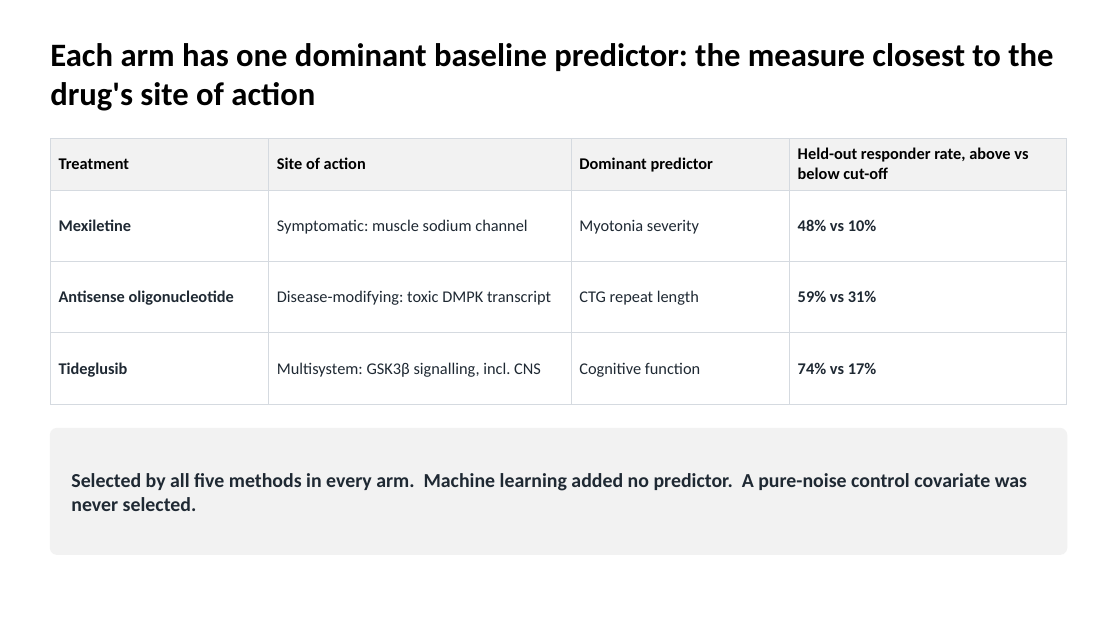
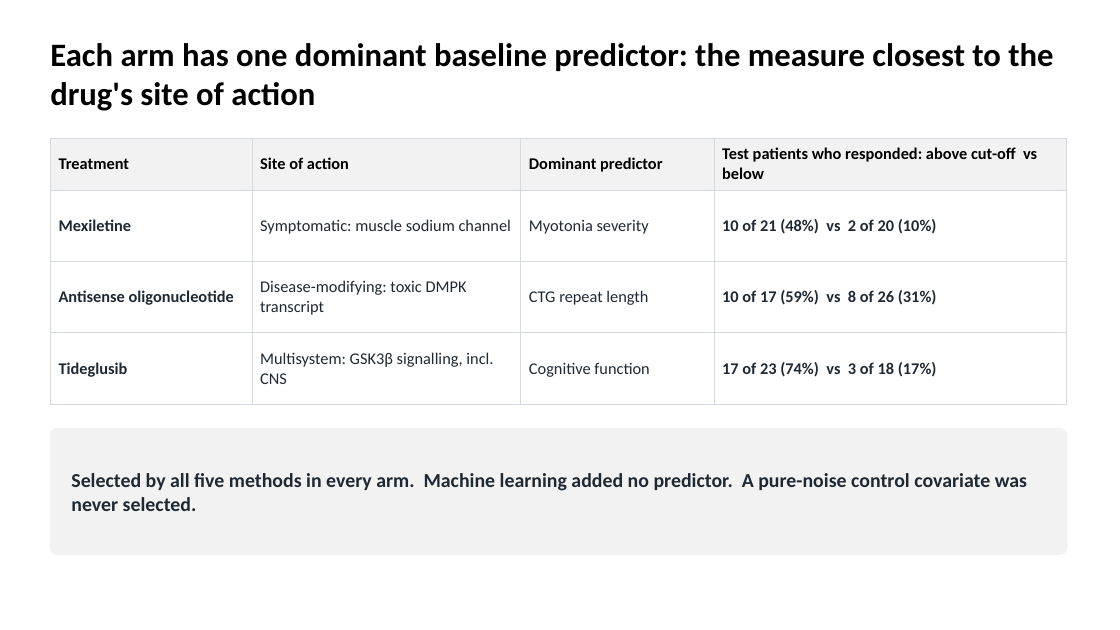
Before and after one commit to euibeom135-cell/acop2026-hackathon-team1, a slide deck: slide 2 of slides/Team1_DM1_slides.pptx. Drawn at 1120x630 pixels with LibreOffice and Linux fonts; fonts in the diff are those of the drawing. Boxes give left, top, right and bottom in pixels: in the first picture for what was removed or moved away, otherwise in the second. Text is boxed around its words. In the diff, an @@ line names an element or a change of style, - is before the commit and + after.

```diff
--- a/slides/Team1_DM1_slides.pptx
+++ b/slides/Team1_DM1_slides.pptx
@@ table at (50, 139, 1067, 388) @@
-row 1, column 4: Held-out responder rate, above vs below cut-off
+row 1, column 4: Test patients who responded: above cut-off vs below
-row 2, column 4: 48% vs 10%
+row 2, column 4: 10 of 21 (48%) vs 2 of 20 (10%)
-row 3, column 4: 59% vs 31%
+row 3, column 4: 10 of 17 (59%) vs 8 of 26 (31%)
-row 4, column 4: 74% vs 17%
+row 4, column 4: 17 of 23 (74%) vs 3 of 18 (17%)
```
Also in this commit, not shown: 1 other slide changed.
